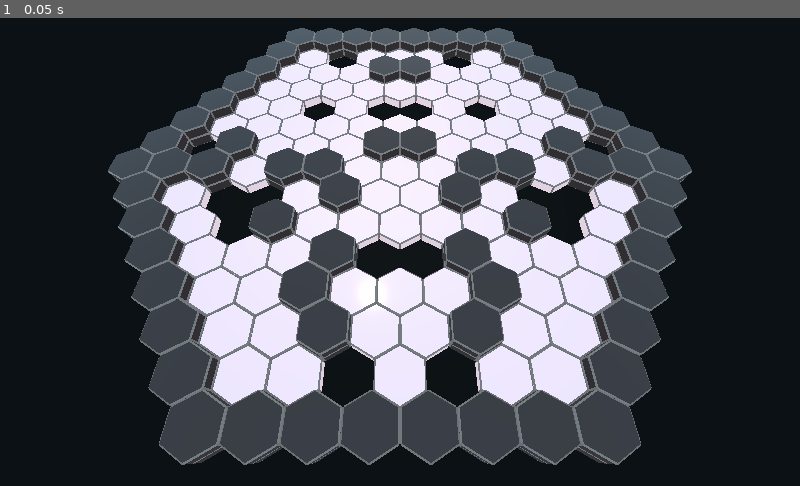
Above: before the commit, frame 1.
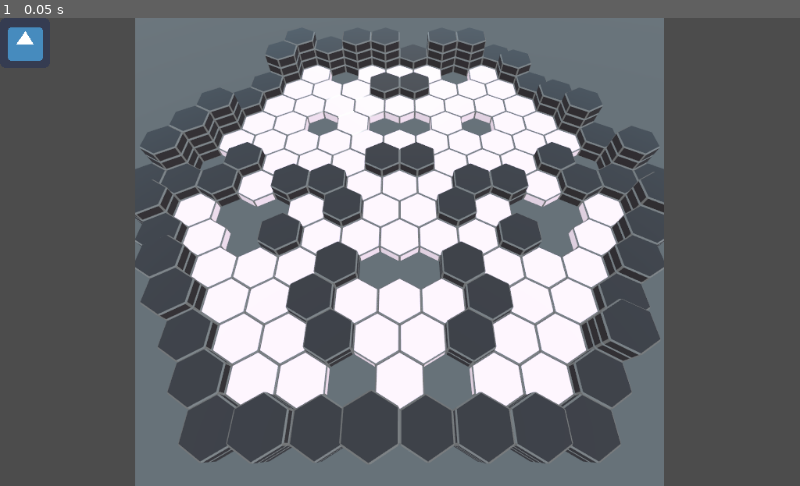
Above: after the commit, the same moment.

Repository: Tess-Qieu/Alakazam-Phoenix
Game: Godot game, scene res://BattleScreen.tscn
Same seed, same stepped clock (60 frames per second), same inputs: the game is played once before the commit and once after it. Before the commit the project starts from res://Map.tscn. The engine's default icon, where the game draws it, is replaced by a stand-in: a white triangle on a blue panel in a dark square.
Inputs:
- Up to frame 1 (0.05 s): no input

The runs differ from the first frame. In frame 1, 70% of the frame differs, in the area x 0-100%, y 0-100%.

Commit message:
resize viewport + shadow on map

Diff:
--- a/HexGrid/BattleScreen.tscn
+++ b/HexGrid/BattleScreen.tscn
@@ -24,15 +24,15 @@
 }
 
 [node name="ViewStats" type="ViewportContainer" parent="HBoxContainer"]
-margin_right = 225.0
+margin_right = 169.0
 margin_bottom = 600.0
 size_flags_horizontal = 3
 size_flags_vertical = 3
-size_flags_stretch_ratio = 0.4
+size_flags_stretch_ratio = 0.25
 stretch = true
 
 [node name="Viewport" type="Viewport" parent="HBoxContainer/ViewStats"]
-size = Vector2( 225, 600 )
+size = Vector2( 169, 600 )
 handle_input_locally = false
 render_target_update_mode = 3
 
@@ -42,8 +42,8 @@
 texture = ExtResource( 3 )
 
 [node name="ViewArena" type="ViewportContainer" parent="HBoxContainer"]
-margin_left = 229.0
-margin_right = 793.0
+margin_left = 173.0
+margin_right = 850.0
 margin_bottom = 600.0
 size_flags_horizontal = 3
 size_flags_vertical = 3
@@ -51,7 +51,7 @@
 script = ExtResource( 2 )
 
 [node name="Viewport" type="Viewport" parent="HBoxContainer/ViewArena"]
-size = Vector2( 564, 600 )
+size = Vector2( 677, 600 )
 handle_input_locally = false
 msaa = 4
 render_target_update_mode = 3
@@ -60,16 +60,16 @@
 [node name="Map" parent="HBoxContainer/ViewArena/Viewport" instance=ExtResource( 1 )]
 
 [node name="ViewSpells" type="ViewportContainer" parent="HBoxContainer"]
-margin_left = 797.0
+margin_left = 854.0
 margin_right = 1024.0
 margin_bottom = 600.0
 size_flags_horizontal = 3
 size_flags_vertical = 3
-size_flags_stretch_ratio = 0.4
+size_flags_stretch_ratio = 0.25
 stretch = true
 
 [node name="Viewport" type="Viewport" parent="HBoxContainer/ViewSpells"]
-size = Vector2( 227, 600 )
+size = Vector2( 170, 600 )
 handle_input_locally = false
 render_target_update_mode = 3
 [connection signal="resized" from="." to="." method="_on_BattleScreen_resized"]
--- a/HexGrid/Map.gd
+++ b/HexGrid/Map.gd
@@ -12,7 +12,7 @@
 const RAY = 6
 
 const LENGTH_BORDER = 1
-const BORDER_HEIGHT = 1
+const BORDER_HEIGHT = 3
 
 func _ready():
 	rng.randomize()
--- a/HexGrid/Map.tscn
+++ b/HexGrid/Map.tscn
@@ -7,20 +7,21 @@
 [sub_resource type="CubeMesh" id=2]
 
 [sub_resource type="SpatialMaterial" id=3]
-albedo_color = Color( 0, 0, 0, 1 )
+albedo_color = Color( 0.372549, 0.372549, 0.372549, 1 )
 
 [node name="Map" type="Spatial"]
 script = ExtResource( 1 )
 
 [node name="SpotLight" type="SpotLight" parent="."]
 transform = Transform( 0.98834, -0.0113156, -0.15184, 0.152261, 0.0734507, 0.985607, 5.96046e-08, -0.997235, 0.0743172, -1.86054, 10, 2.14841 )
+visible = false
 spot_range = 17.9272
 spot_angle = 50.9421
 
 [node name="Origin" type="Position3D" parent="."]
 
 [node name="Camera" type="Camera" parent="Origin"]
-transform = Transform( 1, 0, 0, 0, 0.5, 0.866025, 0, -0.866025, 0.5, 0, 12, 11 )
+transform = Transform( 1, 0, 0, 0, 0.5, 0.866025, 0, -0.866025, 0.5, 0, 13, 11 )
 current = true
 
 [node name="Floor" type="StaticBody" parent="."]
@@ -32,3 +33,7 @@
 [node name="MeshInstance" type="MeshInstance" parent="Floor"]
 mesh = SubResource( 2 )
 material/0 = SubResource( 3 )
+
+[node name="DirectionalLight" type="DirectionalLight" parent="."]
+transform = Transform( 0.460956, -0.708475, 0.534399, 0.125659, 0.648234, 0.751001, -0.878482, -0.279026, 0.387833, 40, 37.3738, 30 )
+shadow_enabled = true
--- a/HexGrid/project.godot
+++ b/HexGrid/project.godot
@@ -16,7 +16,7 @@
 [application]
 
 config/name="HexGrid"
-run/main_scene="res://Map.tscn"
+run/main_scene="res://BattleScreen.tscn"
 config/icon="res://icon.png"
 
 [rendering]
